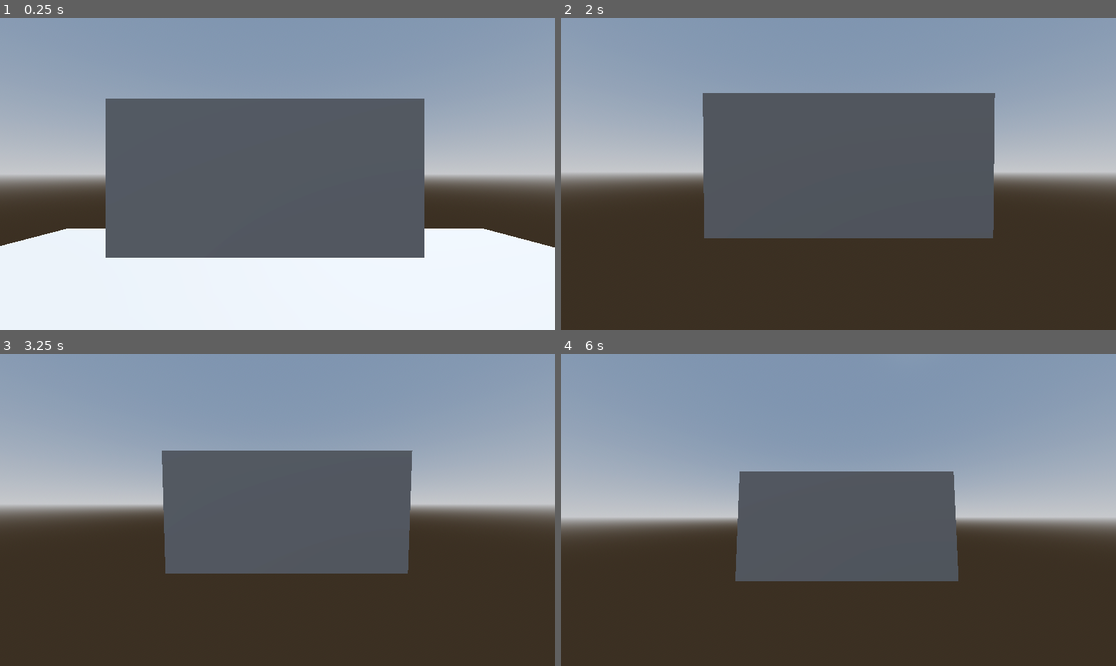
Above: before the commit, frames 1-4 (two rows, left to right).
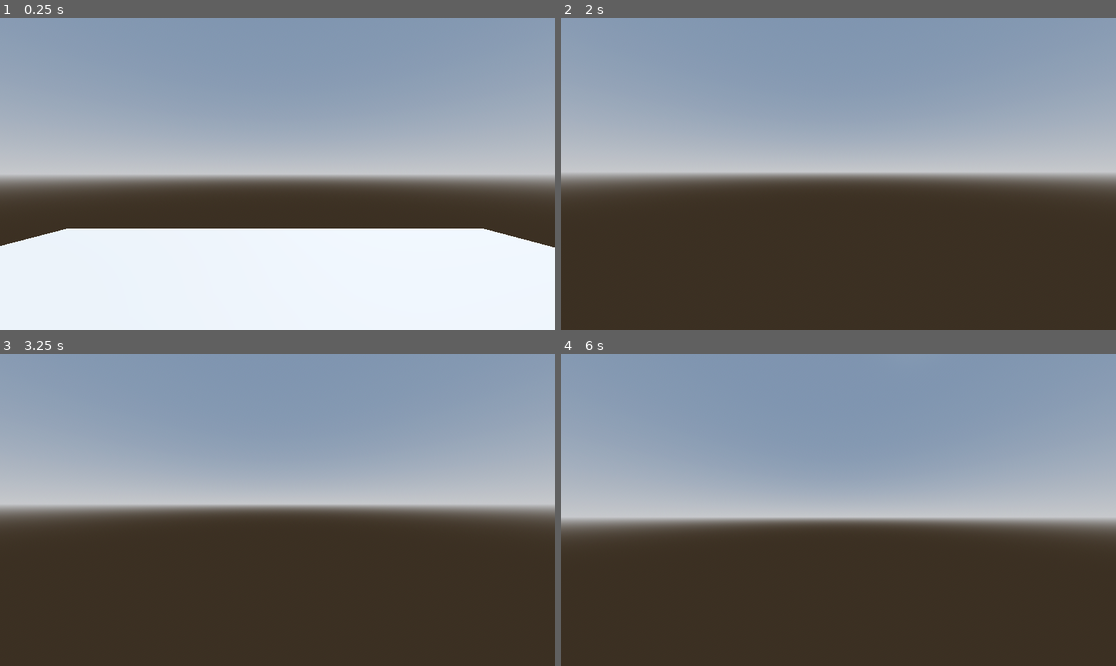
Above: after the commit, the same moments.

Repository: init-Sense/apus
Game: Godot game, scene res://scenes/level/level.tscn
Two runs of this game, one before a commit and one after it. Both use one fixed random seed, a clock stepped at 60 frames per second and the inputs below.
Inputs (mouse positions are in pixels of both pictures, inside the frame that each line leads up to):
- Up to frame 1 (0.25 s): no input
- Up to frame 2 (2 s): move the mouse to (866, 174) at 0.52 s; hold W (move_forward) from 0.53 s (still down); tap F (snap) at 0.6 s; move the mouse to (810, 174) at 1.27 s; tap Shift (sprint) at 1.35 s
- Up to frame 3 (3.25 s): keep holding W (move_forward); move the mouse to (288, 503) at 2.02 s; tap F (snap) at 2.1 s; move the mouse to (271, 516) at 2.77 s; tap Shift (sprint) at 2.85 s
- Up to frame 4 (6 s): move the mouse to (877, 513) at 3.52 s; tap F (snap) at 3.6, 5.1 s; tap Enter at 4.25, 5.75 s; move the mouse to (794, 506) at 4.27 s; tap Shift (sprint) at 4.35, 5.85 s; tap Space at 5 s; move the mouse to (844, 510) at 5.02 s; move the mouse to (816, 503) at 5.77 s; release W (move_forward) at 5.78 s; hold D (move_right) from 5.78 s (still down)

The runs differ from the first frame. In frame 1, 29% of the frame differs, in the area x 19-77%, y 25-77%; in frame 2, 24%; in frame 3, 17%; in frame 4, 14%.

Commit message:
scene: Level and player scene updated

Diff:
--- a/scenes/level/level.tscn
+++ b/scenes/level/level.tscn
@@ -29,3 +29,5 @@
 environment = SubResource("Environment_7qyhg")
 
 [node name="Floor" parent="." instance=ExtResource("1_eetxe")]
+
+[node name="SnapshotContainer" type="Node" parent="."]
--- a/scenes/player/player.tscn
+++ b/scenes/player/player.tscn
@@ -53,4 +53,5 @@
 
 [node name="MainCameraDisplayPlane" type="MeshInstance3D" parent="Head"]
 transform = Transform3D(1, 0, 0, 0, 1, 0, 0, 0, 1, 0, -0.0261481, -1.22415)
+visible = false
 mesh = SubResource("QuadMesh_nmmeu")
